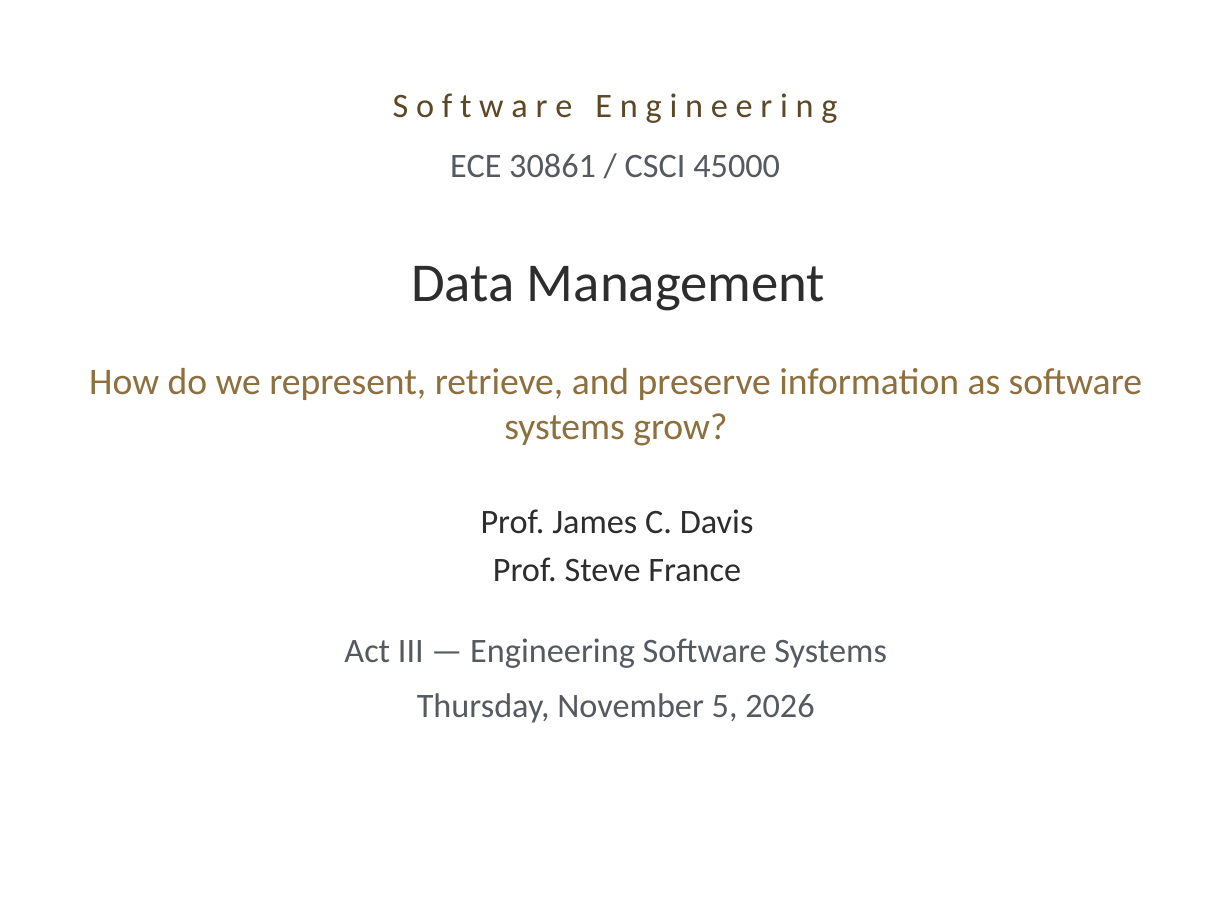
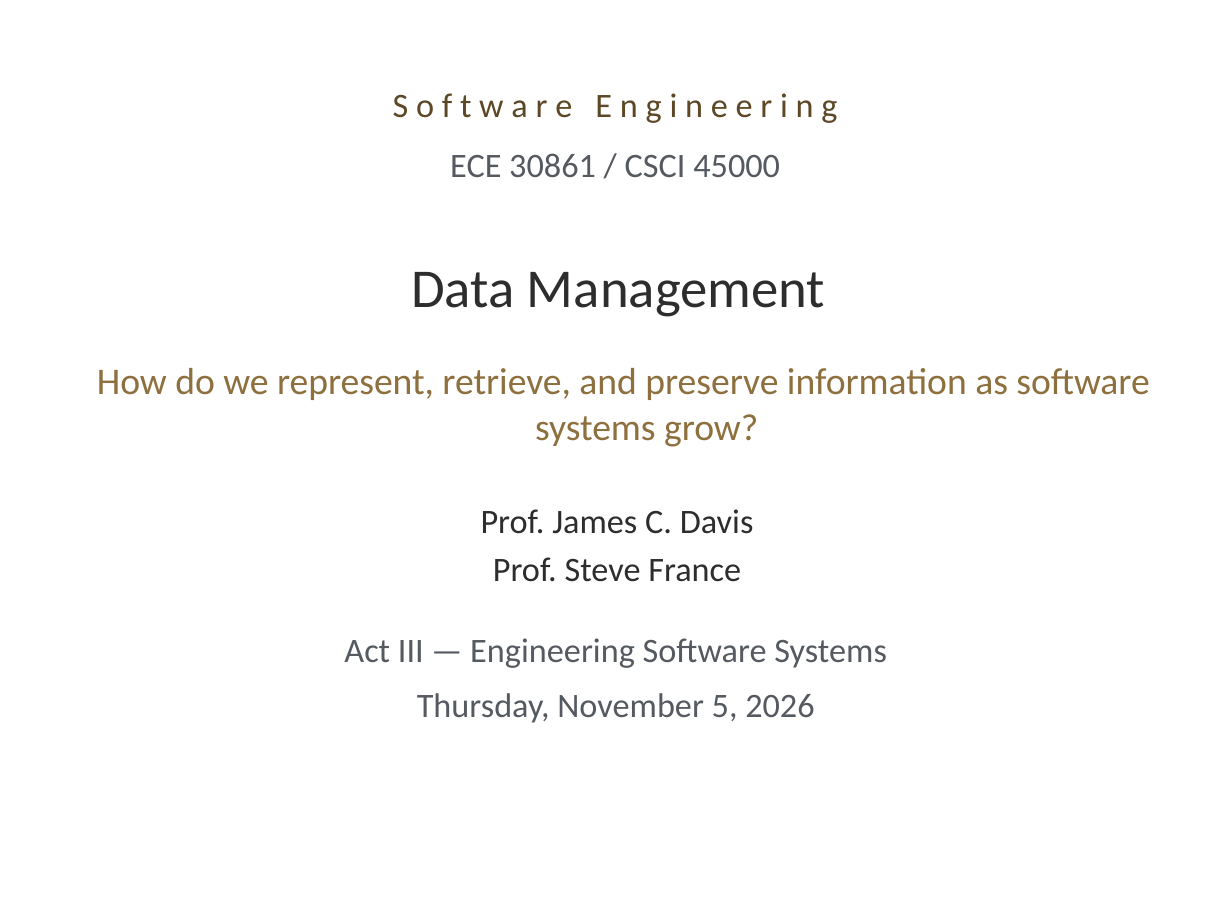
Before and after one commit to davisjam/model-based-agentic-software-engineering, a slide deck: slide 1 of course/lectures/act-3-software-in-the-world/02-compute-environments-and-data-management/3-2-Data-Management.pptx. Drawn at 1232x924 pixels with LibreOffice and Linux fonts; fonts in the diff are those of the drawing; background and template pictures are left out. Boxes give left, top, right and bottom in pixels: in the first picture for what was removed or moved away, otherwise in the second. Text is boxed around its words. In the diff, an @@ line names an element or a change of style, - is before the commit and + after.

```diff
--- a/course/lectures/act-3-software-in-the-world/02-compute-environments-and-data-management/3-2-Data-Management.pptx
+++ b/course/lectures/act-3-software-in-the-world/02-compute-environments-and-data-management/3-2-Data-Management.pptx
@@ title "Data Management" at (411, 272, 825, 317): line spacing 1 to 0.9; vertical alignment top to middle @@
@@ subtitle "How do we represent, retrieve, ..." at (97, 368, 1149, 447): indent changed; more space between paragraphs @@
```
Also in this commit, not shown: 26 other slides changed, 1 slide added.
